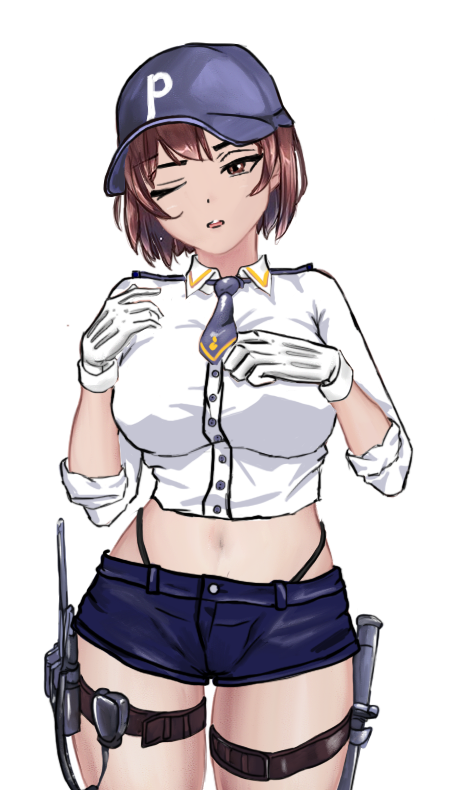
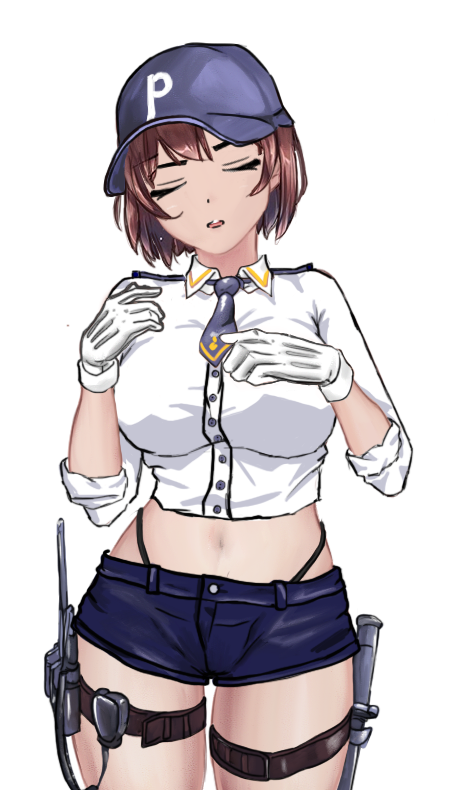
Layers edited between the first and the second 467 x 790 image:
moved "GloveLeft" into group "Clothes", painted on it over [77, 281, 166, 395]
moved "GloveRight" into group "Clothes", painted on it over [218, 328, 356, 404]
added layer "LHandShirt" in group "Clothes" over [66, 265, 409, 519]
added layer "RHandShirt" in group "Clothes" over [66, 262, 409, 519]
added layer "RHand" in group "Clothes" over [68, 147, 403, 763]
added layer "LHand" in group "Clothes" over [66, 147, 409, 763]
moved "Collar" into group "Clothes" over [182, 267, 276, 374]
painted on "Shirt" over [66, 282, 409, 519]
painted on "Bra" over [154, 319, 310, 388]
added layer "EyeClosed" above "Body" over [212, 147, 264, 178]
painted on "Body" over [67, 147, 409, 763]
